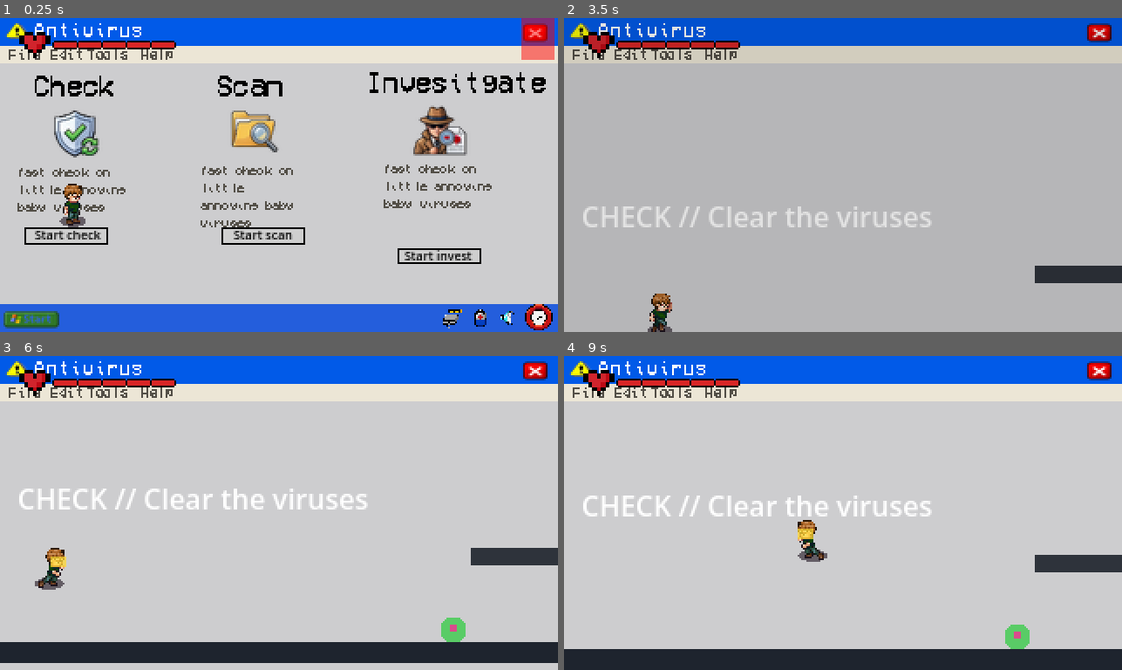
Above: before the commit, frames 1-4 (two rows, left to right).
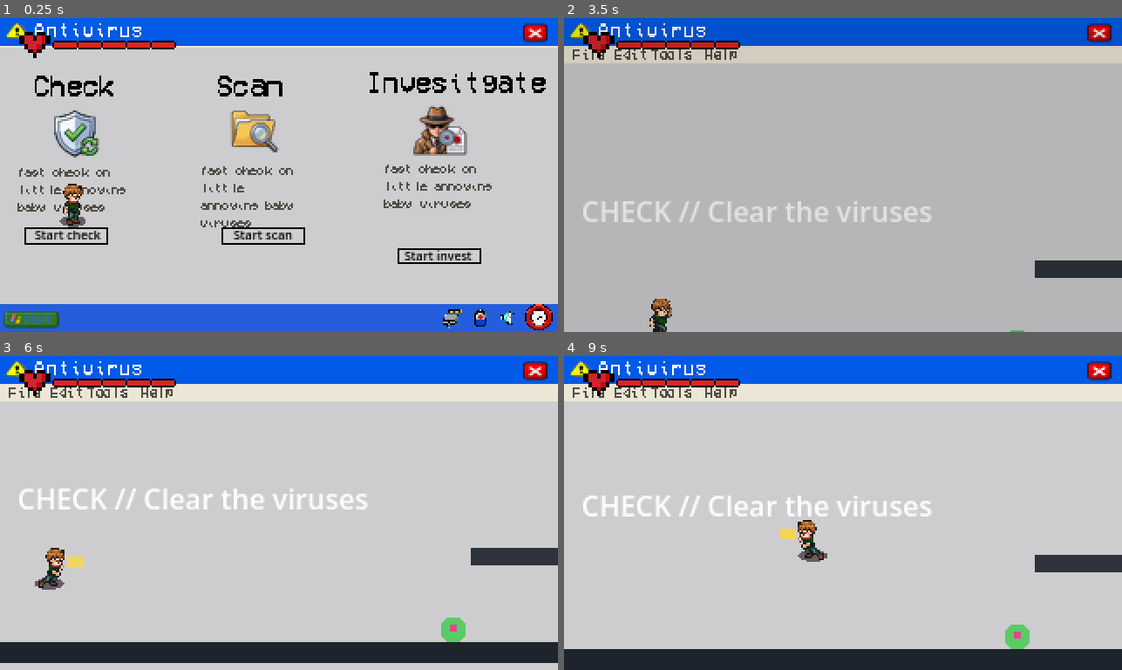
Above: after the commit, the same moments.

Repository: Amrr233/WhileTrue
Game: Godot game, scene res://scenes/levels/antivirus.tscn
Two runs of this game, one before a commit and one after it. Both use one fixed random seed, a clock stepped at 60 frames per second and the inputs below. This scene is started directly instead of the project's main scene.
Inputs (mouse positions are in pixels of both pictures, inside the frame that each line leads up to):
- Up to frame 1 (0.25 s): no input
- Up to frame 2 (3.5 s): click (1071, 319) at 0.5 s; click (1105, 319) at 1.25 s; click (597, 319) at 2 s; tap Enter (ui_accept) at 2.75 s; move the mouse to (965, 159) at 2.77 s; hold D (right) from 2.78 s (still down); hold J (attack) from 2.78 s (still down); click (965, 159) at 2.92 s; tap Space (jump) at 3.02, 3.32 s; tap E (interact) at 3.05 s
- Up to frame 3 (6 s): release D (right) at 3.5 s; release J (attack) at 3.5 s; drag from (167, 528) to (100, 644) at 3.52 s; tap Enter (ui_accept) at 4.25, 5.75 s; move the mouse to (334, 443) at 4.27 s; hold A (left) 4.28-5 s; hold Space (jump) 4.28-5 s; click (334, 443) at 4.42 s; tap J (attack) at 4.55 s; drag from (251, 575) to (111, 465) at 5.02 s; move the mouse to (446, 560) at 5.77 s; hold D (right) from 5.78 s (still down); hold Space (jump) from 5.78 s (still down); tap Shift (dash) at 5.85 s; click (446, 560) at 5.92 s
- Up to frame 4 (9 s): release D (right) at 6.5 s; release Space (jump) at 6.5 s; drag from (675, 465) to (731, 616) at 6.52 s; tap Enter (ui_accept) at 7.25, 8.75 s; move the mouse to (870, 513) at 7.27 s; hold D (right) 7.28-8 s; hold J (attack) 7.28-8 s; click (870, 513) at 7.42 s; tap E (interact) at 7.55 s; drag from (759, 434) to (731, 528) at 8.02 s; move the mouse to (965, 497) at 8.77 s; hold A (left) from 8.78 s (still down); hold Space (jump) from 8.78 s (still down); click (965, 497) at 8.92 s

The runs differ from the first frame. In frame 1, 5.3% of the frame differs, in the area x 0-100%, y 0-15%; in frame 2, 2.3%; in frame 3, 0.2%; in frame 4, 0.2%.

Commit message:
خليت الاتاك اريا ابعد

Diff:
--- a/scenes/levels/antivirus.tscn
+++ b/scenes/levels/antivirus.tscn
@@ -5,7 +5,6 @@
 [ext_resource type="Texture2D" uid="uid://byd01tn08topj" path="res://assets/art/ui/virus.png" id="2_aiwav"]
 [ext_resource type="PackedScene" uid="uid://djxmn5887v32y" path="res://scenes/player/player.tscn" id="2_player"]
 [ext_resource type="Script" uid="uid://0f47ocsf4vin" path="res://scripts/interactables/antivirus_option.gd" id="3_option"]
-[ext_resource type="PackedScene" uid="uid://cn41dwdcugo3" path="res://scenes/interactables/level_exit.tscn" id="4_exit"]
 [ext_resource type="Texture2D" uid="uid://cacleupipoj32" path="res://assets/art/ui/exit.png" id="4_v5mxn"]
 [ext_resource type="Texture2D" uid="uid://880bw65tfguy" path="res://assets/art/ui/itchio-pxl-retro-computer-icons-set-110/itchio-pxl-retro-computer-icons-set-110/separated-items/itchio-pxl-retro-computer-icons-set-110-item100.png" id="9_mht4f"]
 [ext_resource type="Texture2D" uid="uid://be1s7m5vfmlw1" path="res://assets/art/ui/itchio-pxl-retro-computer-icons-set-110/itchio-pxl-retro-computer-icons-set-110/separated-items/itchio-pxl-retro-computer-icons-set-110-item86.png" id="10_p5ovw"]
@@ -149,86 +148,8 @@
 script = ExtResource("16_hso3t")
 start_menu = NodePath("../startmenupanel")
 
-[node name="WindowChrome" type="ColorRect" parent="HubArea" unique_id=296394210]
-offset_right = 320.0
-offset_bottom = 16.0
-mouse_filter = 2
-color = Color(0.003921569, 0.3529412, 0.9098039, 1)
-
-[node name="Label" type="Label" parent="HubArea/WindowChrome" unique_id=2055025236]
-layout_mode = 0
-offset_left = 19.0
-offset_top = 1.0
-offset_right = 126.0
-offset_bottom = 34.0
-rotation = -0.0035957948
-theme_override_fonts/font = ExtResource("2_7lyvm")
-theme_override_font_sizes/font_size = 12
-text = "Antivirus"
-
-[node name="WindowChrome2" type="ColorRect" parent="HubArea" unique_id=463635671]
-offset_top = 16.0
-offset_right = 320.0
-offset_bottom = 26.0
-mouse_filter = 2
-color = Color(0.9254902, 0.9019608, 0.8392157, 1)
-
-[node name="Label2" type="Label" parent="HubArea/WindowChrome2" unique_id=1206462438]
-layout_mode = 0
-offset_left = 5.0
-offset_right = 26.0
-offset_bottom = 10.0
-theme_override_colors/font_color = Color(0.3254902, 0.30980393, 0.2784314, 1)
-theme_override_fonts/font = ExtResource("2_7lyvm")
-theme_override_font_sizes/font_size = 8
-text = "File"
-
-[node name="Label3" type="Label" parent="HubArea/WindowChrome2" unique_id=1401014981]
-layout_mode = 0
-offset_left = 81.00001
-offset_right = 102.00001
-offset_bottom = 10.0
-rotation = -0.0059144013
-theme_override_colors/font_color = Color(0.3254902, 0.30980393, 0.2784314, 1)
-theme_override_fonts/font = ExtResource("2_7lyvm")
-theme_override_font_sizes/font_size = 8
-text = "Help"
-
-[node name="Label4" type="Label" parent="HubArea/WindowChrome2" unique_id=1259502100]
-layout_mode = 0
-offset_left = 50.0
-offset_right = 73.0
-offset_bottom = 10.0
-theme_override_colors/font_color = Color(0.3254902, 0.30980393, 0.2784314, 1)
-theme_override_fonts/font = ExtResource("2_7lyvm")
-theme_override_font_sizes/font_size = 8
-text = "Tools"
-
-[node name="Label5" type="Label" parent="HubArea/WindowChrome2" unique_id=2007578110]
-layout_mode = 0
-offset_left = 29.0
-offset_right = 50.0
-offset_bottom = 10.0
-theme_override_colors/font_color = Color(0.3254902, 0.30980393, 0.2784314, 1)
-theme_override_fonts/font = ExtResource("2_7lyvm")
-theme_override_font_sizes/font_size = 8
-text = "Edit"
-
-[node name="icon" type="Sprite2D" parent="HubArea" unique_id=1675847924]
-texture_filter = 1
-position = Vector2(10, 7)
-texture = ExtResource("2_aiwav")
-
-[node name="icon2" type="Sprite2D" parent="HubArea" unique_id=1169519909]
-texture_filter = 1
-position = Vector2(307, 8)
-texture = ExtResource("4_v5mxn")
-
 [node name="HubSpawn" type="Marker2D" parent="HubArea" unique_id=1019479386]
 position = Vector2(42, 99)
-
-[node name="LevelExit" parent="HubArea" unique_id=1502445892 instance=ExtResource("4_exit")]
-position = Vector2(307, 9)
 
 [node name="Options" type="Node2D" parent="HubArea" unique_id=345804705]
 
@@ -496,3 +417,88 @@
 texture_filter = 1
 position = Vector2(151, 125)
 scale = Vector2(0.5, 0.5)
+
+[node name="top_bar" type="CanvasLayer" parent="." unique_id=1186141951]
+layer = -1
+
+[node name="WindowChrome" type="ColorRect" parent="top_bar" unique_id=16852296]
+offset_right = 320.0
+offset_bottom = 16.0
+mouse_filter = 2
+color = Color(0.003921569, 0.3529412, 0.9098039, 1)
+metadata/_edit_use_anchors_ = true
+
+[node name="Label" type="Label" parent="top_bar/WindowChrome" unique_id=1568374155]
+layout_mode = 0
+offset_left = 19.0
+offset_top = 1.0
+offset_right = 126.0
+offset_bottom = 34.0
+rotation = -0.0035957948
+theme_override_fonts/font = ExtResource("2_7lyvm")
+theme_override_font_sizes/font_size = 12
+text = "Antivirus"
+metadata/_edit_use_anchors_ = true
+
+[node name="WindowChrome2" type="ColorRect" parent="top_bar" unique_id=1612548555]
+offset_top = 16.0
+offset_right = 320.0
+offset_bottom = 26.0
+mouse_filter = 2
+color = Color(0.9254902, 0.9019608, 0.8392157, 1)
+metadata/_edit_use_anchors_ = true
+
+[node name="Label2" type="Label" parent="top_bar/WindowChrome2" unique_id=15703364]
+layout_mode = 0
+offset_left = 5.0
+offset_right = 26.0
+offset_bottom = 10.0
+theme_override_colors/font_color = Color(0.3254902, 0.30980393, 0.2784314, 1)
+theme_override_fonts/font = ExtResource("2_7lyvm")
+theme_override_font_sizes/font_size = 8
+text = "File"
+metadata/_edit_use_anchors_ = true
+
+[node name="Label3" type="Label" parent="top_bar/WindowChrome2" unique_id=191598776]
+layout_mode = 0
+offset_left = 81.00001
+offset_right = 102.00001
+offset_bottom = 10.0
+rotation = -0.0059144013
+theme_override_colors/font_color = Color(0.3254902, 0.30980393, 0.2784314, 1)
+theme_override_fonts/font = ExtResource("2_7lyvm")
+theme_override_font_sizes/font_size = 8
+text = "Help"
+metadata/_edit_use_anchors_ = true
+
+[node name="Label4" type="Label" parent="top_bar/WindowChrome2" unique_id=587947902]
+layout_mode = 0
+offset_left = 50.0
+offset_right = 73.0
+offset_bottom = 10.0
+theme_override_colors/font_color = Color(0.3254902, 0.30980393, 0.2784314, 1)
+theme_override_fonts/font = ExtResource("2_7lyvm")
+theme_override_font_sizes/font_size = 8
+text = "Tools"
+metadata/_edit_use_anchors_ = true
+
+[node name="Label5" type="Label" parent="top_bar/WindowChrome2" unique_id=971272497]
+layout_mode = 0
+offset_left = 29.0
+offset_right = 50.0
+offset_bottom = 10.0
+theme_override_colors/font_color = Color(0.3254902, 0.30980393, 0.2784314, 1)
+theme_override_fonts/font = ExtResource("2_7lyvm")
+theme_override_font_sizes/font_size = 8
+text = "Edit"
+metadata/_edit_use_anchors_ = true
+
+[node name="icon" type="Sprite2D" parent="top_bar" unique_id=1810023060]
+texture_filter = 1
+position = Vector2(10, 7)
+texture = ExtResource("2_aiwav")
+
+[node name="icon2" type="Sprite2D" parent="top_bar" unique_id=1597621984]
+texture_filter = 1
+position = Vector2(307, 8)
+texture = ExtResource("4_v5mxn")
--- a/scenes/levels/antivirus_scan.tscn
+++ b/scenes/levels/antivirus_scan.tscn
@@ -36,10 +36,11 @@
 layer = -2
 
 [node name="background" type="ColorRect" parent="CanvasLayer" unique_id=399543967]
-offset_left = -73.0
-offset_top = -24.0
-offset_right = 1636.0
-offset_bottom = 659.0
+visible = false
+offset_left = -175.0
+offset_top = -154.0
+offset_right = 1534.0
+offset_bottom = 529.0
 color = Color(0.8039216, 0.8039216, 0.8117647, 1)
 
 [node name="top_bar" type="CanvasLayer" parent="." unique_id=1191544235]
@@ -210,7 +211,7 @@
 shape = SubResource("GroundShapeMed")
 
 [node name="GroundA5" type="StaticBody2D" parent="." unique_id=1969488178]
-position = Vector2(358, 402)
+position = Vector2(299, 414)
 collision_layer = 2
 
 [node name="Visual" type="ColorRect" parent="GroundA5" unique_id=2119918060]
@@ -226,7 +227,7 @@
 shape = SubResource("RectangleShape2D_jlwql")
 
 [node name="GroundA6" type="StaticBody2D" parent="." unique_id=1310367511]
-position = Vector2(419, 447)
+position = Vector2(396, 446)
 collision_layer = 2
 
 [node name="Visual" type="ColorRect" parent="GroundA6" unique_id=1165465275]
@@ -242,7 +243,7 @@
 shape = SubResource("RectangleShape2D_bnj5g")
 
 [node name="GroundA7" type="StaticBody2D" parent="." unique_id=1142576350]
-position = Vector2(645, 429)
+position = Vector2(817, 375)
 collision_layer = 2
 
 [node name="Visual" type="ColorRect" parent="GroundA7" unique_id=971330877]
@@ -258,36 +259,70 @@
 shape = SubResource("RectangleShape2D_1kypq")
 
 [node name="GroundA8" type="StaticBody2D" parent="." unique_id=1026110103]
-position = Vector2(856, 399)
+position = Vector2(1021, 288)
 collision_layer = 2
 
 [node name="Visual" type="ColorRect" parent="GroundA8" unique_id=1148107581]
-offset_left = -111.0
-offset_top = -56.0
-offset_right = 5.0
-offset_bottom = -44.0
-mouse_filter = 2
-color = Color(0.12, 0.14, 0.18, 1)
+offset_left = -85.0
+offset_top = -6.0
+offset_right = 31.0
+offset_bottom = 6.0
+mouse_filter = 2
+color = Color(0.12, 0.14, 0.18, 1)
+metadata/_edit_use_anchors_ = true
 
 [node name="CollisionShape2D" type="CollisionShape2D" parent="GroundA8" unique_id=2005632201]
-position = Vector2(-53, -50)
+position = Vector2(-27, 0)
 shape = SubResource("RectangleShape2D_a5k84")
 
 [node name="GroundA9" type="StaticBody2D" parent="." unique_id=1217506561]
-position = Vector2(999, 428)
+position = Vector2(1164, 317)
 collision_layer = 2
 
 [node name="Visual" type="ColorRect" parent="GroundA9" unique_id=485704569]
-offset_left = -135.0
-offset_top = -56.0
-offset_right = 5.0
-offset_bottom = -44.0
-mouse_filter = 2
-color = Color(0.12, 0.14, 0.18, 1)
+offset_left = -109.0
+offset_top = -6.0
+offset_right = 31.0
+offset_bottom = 6.0
+mouse_filter = 2
+color = Color(0.12, 0.14, 0.18, 1)
+metadata/_edit_use_anchors_ = true
 
 [node name="CollisionShape2D" type="CollisionShape2D" parent="GroundA9" unique_id=1472138672]
-position = Vector2(-65, -50)
+position = Vector2(-39, 0)
 shape = SubResource("RectangleShape2D_i0n57")
+
+[node name="GroundA10" type="StaticBody2D" parent="." unique_id=186962801]
+position = Vector2(669, 413)
+collision_layer = 2
+
+[node name="Visual" type="ColorRect" parent="GroundA10" unique_id=1933595337]
+offset_left = -117.0
+offset_top = 1.0
+offset_right = -79.0
+offset_bottom = 13.0
+mouse_filter = 2
+color = Color(0.12, 0.14, 0.18, 1)
+
+[node name="CollisionShape2D" type="CollisionShape2D" parent="GroundA10" unique_id=1524537138]
+position = Vector2(-98, 7)
+shape = SubResource("RectangleShape2D_jlwql")
+
+[node name="GroundA11" type="StaticBody2D" parent="." unique_id=116830030]
+position = Vector2(716, 437)
+collision_layer = 2
+
+[node name="Visual" type="ColorRect" parent="GroundA11" unique_id=2093188061]
+offset_left = -124.0
+offset_top = -56.0
+offset_right = -86.0
+offset_bottom = -44.0
+mouse_filter = 2
+color = Color(0.12, 0.14, 0.18, 1)
+
+[node name="CollisionShape2D" type="CollisionShape2D" parent="GroundA11" unique_id=623903061]
+position = Vector2(-105, -50)
+shape = SubResource("RectangleShape2D_jlwql")
 
 [node name="PlayerSpawn" type="Marker2D" parent="." unique_id=710330229]
 position = Vector2(18, 388)
@@ -295,25 +330,57 @@
 [node name="CanvasGroup" type="CanvasGroup" parent="PlayerSpawn" unique_id=2105923266]
 position = Vector2(-40, -395)
 
+[node name="GroundA12" type="StaticBody2D" parent="." unique_id=201103653]
+position = Vector2(757, 414)
+collision_layer = 2
+
+[node name="Visual" type="ColorRect" parent="GroundA12" unique_id=890199018]
+offset_left = -124.0
+offset_top = -56.0
+offset_right = -86.0
+offset_bottom = -44.0
+mouse_filter = 2
+color = Color(0.12, 0.14, 0.18, 1)
+
+[node name="CollisionShape2D" type="CollisionShape2D" parent="GroundA12" unique_id=2047932980]
+position = Vector2(-105, -50)
+shape = SubResource("RectangleShape2D_jlwql")
+
+[node name="GroundA13" type="StaticBody2D" parent="." unique_id=1903838787]
+position = Vector2(789, 387)
+collision_layer = 2
+
+[node name="Visual" type="ColorRect" parent="GroundA13" unique_id=73011011]
+offset_left = -124.0
+offset_top = -56.0
+offset_right = -86.0
+offset_bottom = -44.0
+mouse_filter = 2
+color = Color(0.12, 0.14, 0.18, 1)
+
+[node name="CollisionShape2D" type="CollisionShape2D" parent="GroundA13" unique_id=127619805]
+position = Vector2(-105, -50)
+shape = SubResource("RectangleShape2D_jlwql")
+
 [node name="Spawns" type="Node2D" parent="." unique_id=1198833542]
 
 [node name="Spawn1" type="Marker2D" parent="Spawns" unique_id=1661484653]
-position = Vector2(401, 367)
+position = Vector2(155, 331)
 
 [node name="Spawn2" type="Marker2D" parent="Spawns" unique_id=408788993]
-position = Vector2(468, 361)
+position = Vector2(346, 360)
 
 [node name="Spawn3" type="Marker2D" parent="Spawns" unique_id=749709010]
-position = Vector2(568, 340)
+position = Vector2(575, 397)
 
 [node name="Spawn4" type="Marker2D" parent="Spawns" unique_id=1246422304]
-position = Vector2(664, 330)
+position = Vector2(757, 271)
 
 [node name="Spawn5" type="Marker2D" parent="Spawns" unique_id=280935440]
-position = Vector2(833, 315)
+position = Vector2(1024, 254)
 
 [node name="Spawn6" type="Marker2D" parent="Spawns" unique_id=974019742]
-position = Vector2(933, 353)
+position = Vector2(1124, 292)
 
 [node name="Player" parent="." unique_id=292960772 instance=ExtResource("2_player")]
 texture_filter = 1
--- a/scripts/player/player.gd
+++ b/scripts/player/player.gd
@@ -148,20 +148,32 @@
 		velocity.y = minf(velocity.y, max_fall_speed)
 
 func _handle_jump() -> void:
+	# 1. الإيقاف الفوري لأي نطة لو إحنا في سين الـ Desktop
+	if get_tree().current_scene.name == "Desktop":
+		return
+
+	# 2. معالجة النطة العادية (مع تشغيل الصوت)
 	if Input.is_action_just_pressed("ui_accept") and is_on_floor():
 		velocity.y = jump_velocity
 		jump_sound.play()
-	if get_tree().current_scene.name == "Desktop":
-		return
-
+
+	# 3. معالجة نظام الـ Jump Buffer والـ Coyote Time
 	if _jump_buffer_timer > 0.0 and _coyote_timer > 0.0:
 		velocity.y = jump_velocity
 		_jump_buffer_timer = 0.0
 		_coyote_timer = 0.0
+		jump_sound.play() # تشغيل الصوت لو نط بنظام الـ Buffer
+
+	# 4. معالجة الدابل جامب (مع تشغيل الصوت)
 	elif _jump_buffer_timer > 0.0 and has_double_jump and _double_jump_available and not is_on_floor():
 		velocity.y = double_jump_velocity
 		_jump_buffer_timer = 0.0
 		_double_jump_available = false
+		jump_sound.play() # تشغيل الصوت وقت الدابل جامب
+
+	# 5. التحكم في ارتفاع النطة: لو اللاعب ساب الزرار بدري وهو لسه بيطلع
+	if Input.is_action_just_released("jump") and velocity.y < 0.0:
+		velocity.y *= 0.5
 
 	# التحكم في ارتفاع النطة: لو اللاعب ساب الزرار بدري وهو لسه بيطلع
 	if Input.is_action_just_released("jump") and velocity.y < 0.0:
@@ -233,7 +245,7 @@
 
 	attack_visual.visible = true
 
-	attack_area.position.x = 12.0 * facing
+	attack_area.position.x = 32.0 * facing
 
 	# --- الجديد: تشغيل أنيميشن الضرب ---
 	if visual is AnimatedSprite2D:
